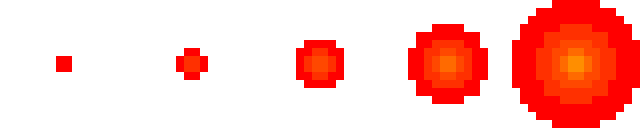
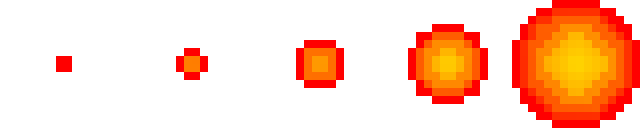
Layer changes from the first 640×128 image to the second:
added layer "Layer 3" (overlay) above "Layer 1" over [184, 8, 632, 120]
painted on "Layer 1" over [184, 8, 632, 120]
